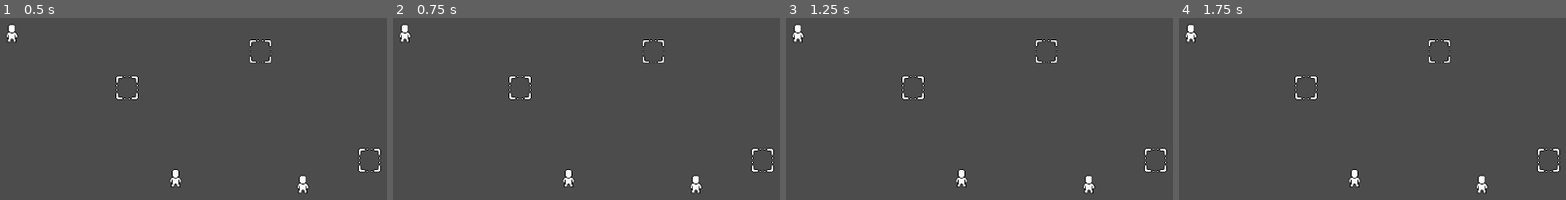
Above: before the commit, frames 1-4 (left to right).
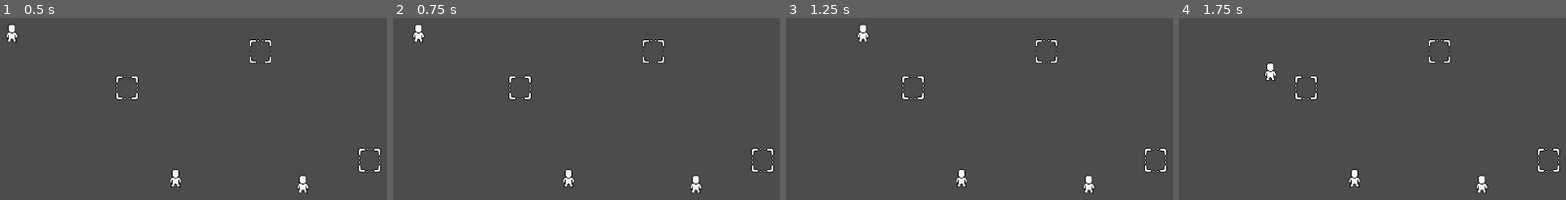
Above: after the commit, the same moments.

Repository: Geminimax/GamingJam2020
Game: Godot game, scene res://Test/CharacterTestScene.tscn
Two runs of this game, one before a commit and one after it. Both use one fixed random seed, a clock stepped at 60 frames per second and the inputs below. After the commit the project has no main scene; this scene is started directly in both runs.
Inputs (mouse positions are in pixels of both pictures, inside the frame that each line leads up to):
- Up to frame 1 (0.5 s): no input
- Up to frame 2 (0.75 s): tap Enter at 0.5 s; move the mouse to (outside the picture) at 0.52 s; hold Right (move_right, bound only after the commit) from 0.53 s (still down); tap Z (drop_tower, bound only after the commit) at 0.6 s
- Up to frame 3 (1.25 s): keep holding Right (move_right, bound only after the commit)
- Up to frame 4 (1.75 s): move the mouse to (outside the picture) at 1.27 s; release Right (move_right, bound only after the commit) at 1.28 s; hold S (move_down, bound only after the commit) from 1.28 s (still down); tap Z (drop_tower, bound only after the commit) at 1.35 s

Frame 1 is identical in both runs. In frame 2, 0.4% of the frame differs, in the area x 1-9%, y 3-14%; in frame 3, 0.4%; in frame 4, 0.4%.

Commit message:
AGORA sim arrumado

Diff:
--- a/project.godot
+++ b/project.godot
@@ -21,8 +21,45 @@
 [application]
 
 config/name="Gaming Jam 2020"
-run/main_scene="res://Test/CharacterTestScene.tscn"
 config/icon="res://icon.png"
+
+[input]
+
+move_right={
+"deadzone": 0.5,
+"events": [ Object(InputEventKey,"resource_local_to_scene":false,"resource_name":"","device":0,"alt":false,"shift":false,"control":false,"meta":false,"command":false,"pressed":false,"scancode":16777233,"unicode":0,"echo":false,"script":null)
+, Object(InputEventKey,"resource_local_to_scene":false,"resource_name":"","device":0,"alt":false,"shift":false,"control":false,"meta":false,"command":false,"pressed":false,"scancode":68,"unicode":0,"echo":false,"script":null)
+ ]
+}
+move_left={
+"deadzone": 0.5,
+"events": [ Object(InputEventKey,"resource_local_to_scene":false,"resource_name":"","device":0,"alt":false,"shift":false,"control":false,"meta":false,"command":false,"pressed":false,"scancode":65,"unicode":0,"echo":false,"script":null)
+, Object(InputEventKey,"resource_local_to_scene":false,"resource_name":"","device":0,"alt":false,"shift":false,"control":false,"meta":false,"command":false,"pressed":false,"scancode":16777231,"unicode":0,"echo":false,"script":null)
+ ]
+}
+move_up={
+"deadzone": 0.5,
+"events": [ Object(InputEventKey,"resource_local_to_scene":false,"resource_name":"","device":0,"alt":false,"shift":false,"control":false,"meta":false,"command":false,"pressed":false,"scancode":16777232,"unicode":0,"echo":false,"script":null)
+, Object(InputEventKey,"resource_local_to_scene":false,"resource_name":"","device":0,"alt":false,"shift":false,"control":false,"meta":false,"command":false,"pressed":false,"scancode":87,"unicode":0,"echo":false,"script":null)
+ ]
+}
+move_down={
+"deadzone": 0.5,
+"events": [ Object(InputEventKey,"resource_local_to_scene":false,"resource_name":"","device":0,"alt":false,"shift":false,"control":false,"meta":false,"command":false,"pressed":false,"scancode":83,"unicode":0,"echo":false,"script":null)
+, Object(InputEventKey,"resource_local_to_scene":false,"resource_name":"","device":0,"alt":false,"shift":false,"control":false,"meta":false,"command":false,"pressed":false,"scancode":16777234,"unicode":0,"echo":false,"script":null)
+ ]
+}
+drop_tower={
+"deadzone": 0.5,
+"events": [ Object(InputEventKey,"resource_local_to_scene":false,"resource_name":"","device":0,"alt":false,"shift":false,"control":false,"meta":false,"command":false,"pressed":false,"scancode":90,"unicode":0,"echo":false,"script":null)
+, Object(InputEventMouseButton,"resource_local_to_scene":false,"resource_name":"","device":0,"alt":false,"shift":false,"control":false,"meta":false,"command":false,"button_mask":0,"position":Vector2( 0, 0 ),"global_position":Vector2( 0, 0 ),"factor":1.0,"button_index":1,"pressed":false,"doubleclick":false,"script":null)
+ ]
+}
+
+[layer_names]
+
+2d_physics/layer_1="World"
+2d_physics/layer_2="PickableObject"
 
 [rendering]
 
